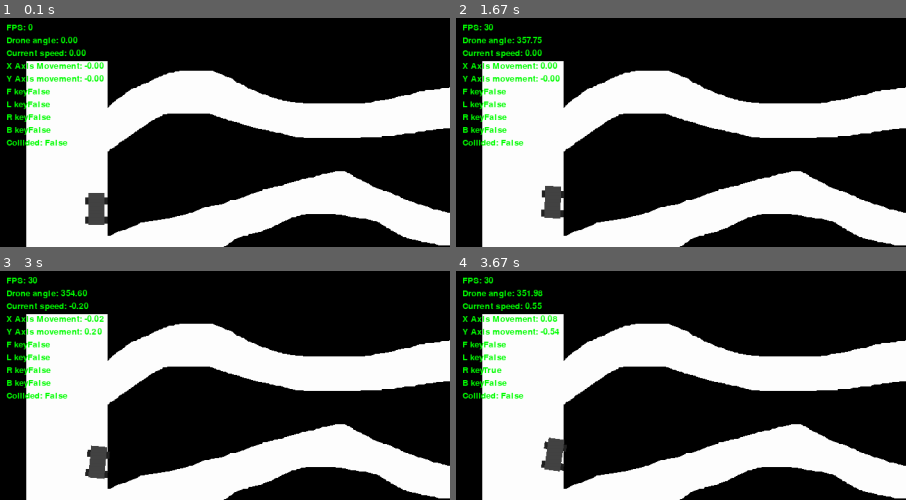
Above: before the commit, frames 1-4 (two rows, left to right).
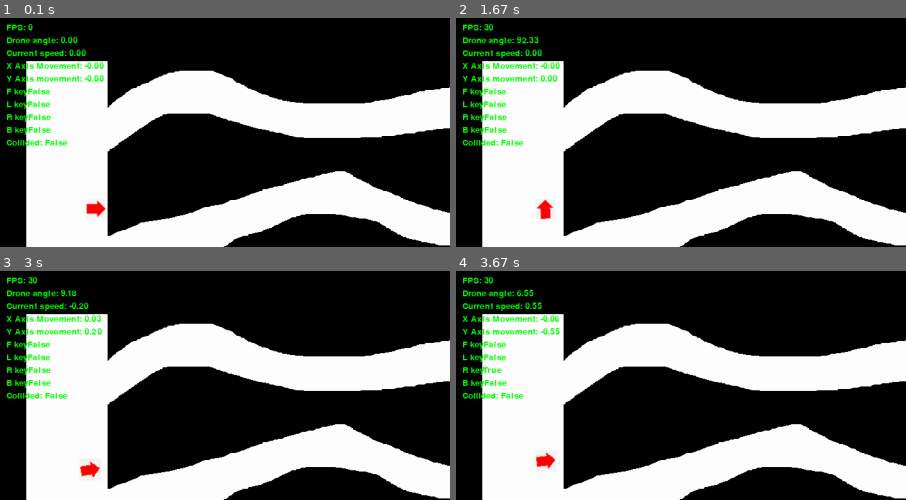
Above: after the commit, the same moments.

Repository: aradzekler/DroneSim
Game: pygame game, started from sim_window.py
The game is run twice, just before and just after one commit, with the same random seed, the same clock (stepped at 60 frames per second) and the same inputs.
Inputs:
- Up to frame 1 (0.1 s): no input
- Up to frame 2 (1.67 s): hold Right 0.33-0.8 s; hold Up 0.83-1.13 s; hold Right 1.17-1.63 s
- Up to frame 3 (3 s): hold Left 1.67-2.2 s; hold Down 2.23-2.53 s; hold Left 2.57-2.97 s
- Up to frame 4 (3.67 s): hold Up 3-3.37 s; hold Right from 3.4 s (still down)
The pictures show only the part of the screen within x 0-50%, y 0-50%; the shares and areas given below are measured in that part.

The runs differ from the first frame. In frame 1, 0.6% of the frame differs, in the area x 18-24%, y 76-91%; in frame 2, 1.1%, in the area x 13-24%, y 7-89%; in frame 3, 0.9%; in frame 4, 1.0%.

Commit message:
Add drone image with direction

Diff:
--- a/Drone.py
+++ b/Drone.py
@@ -62,8 +62,9 @@
     def __init__(self, x, y, screen, game_map):
         self.start_loc_y = 300
         self.start_loc_x = 500
-        self.body = pygame.image.load("Images//Body//Grey.png").convert()  # images for the model itself.
-        self.rotors = pygame.image.load("Images//Wheels//Black.png").convert()
+
+        self.body = pygame.image.load("Images//quadrant.png").convert()  # images for the model itself.
+
         self.rect = self.body.get_rect()  # get rectangle the size of the body. our hitbox
         self.rect.x = x  # x location
         self.rect.y = y
@@ -155,9 +156,15 @@
             if self.angle < 0:
                 self.angle = 360
         if self.left:
-            self.angle += self.turn_speed * self.current_speed
+            if self.current_speed == 0:
+                self.angle -= 5
+            else:
+               self.angle += self.turn_speed * self.current_speed
         if self.right:
-            self.angle -= self.turn_speed * self.current_speed
+            if self.current_speed == 0:
+                self.angle += 5
+            else:
+                self.angle -= self.turn_speed * self.current_speed
 
     # actual movement
     def move(self):
@@ -169,6 +176,7 @@
                 self.current_speed -= self.deceleration
             elif -self.top_speed < self.current_speed < 0:
                 self.current_speed -= self.acceleration
+
         else:
             if self.current_speed > 0:
                 if self.current_speed < 0.5:
@@ -186,8 +194,6 @@
     # display the drone on the map.
     def display(self, main_surface):
         temp_image = pygame.transform.rotate(self.body, self.angle)
-        main_surface.blit(temp_image, (self.rect.x, self.rect.y))
-        temp_image = pygame.transform.rotate(self.rotors, self.angle)
         main_surface.blit(temp_image, (self.rect.x, self.rect.y))
         readings = self.get_sonar_readings(self.rect.x, self.rect.y, main_surface)
 
Binary file added: Images/quadrant.png
Binary file removed: new_map.png
